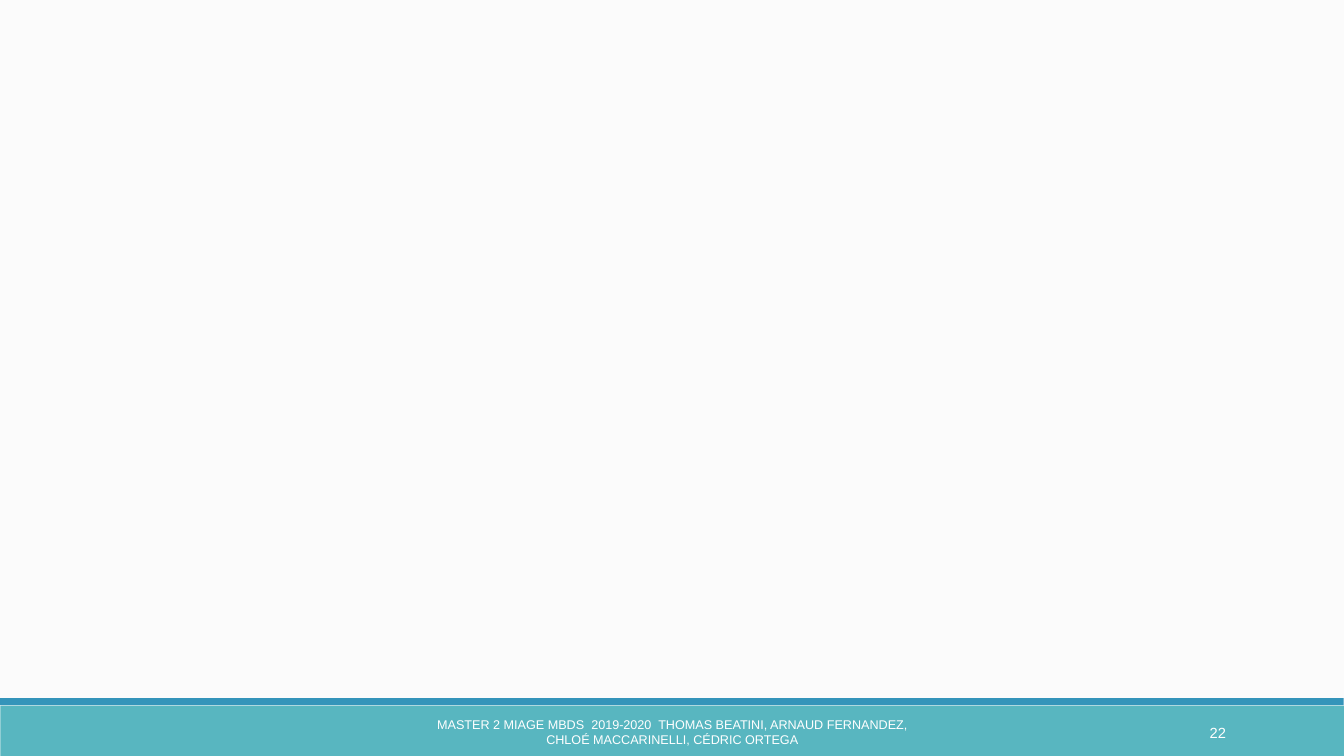
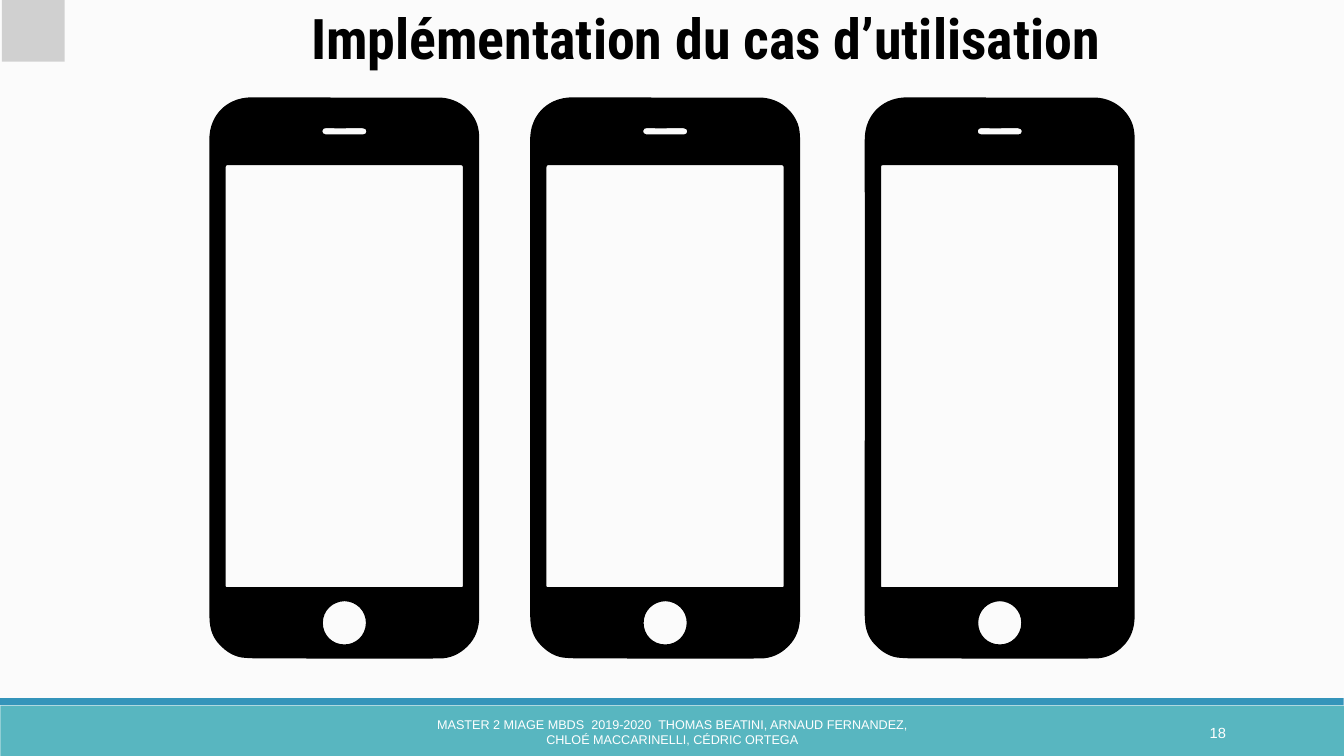
Before and after one commit to ChloeMaccarinelli/digitalGourde, a slide deck: slide 18 of doc/Presentation _digitalGourde.pptx (slide 22 before the commit). Drawn at 1344x756 pixels with LibreOffice and Linux fonts; fonts in the diff are those of the drawing; grey boxes stand for pictures. Boxes give left, top, right and bottom in pixels: in the first picture for what was removed or moved away, otherwise in the second. Text is boxed around its words. In the diff, an @@ line names an element or a change of style, - is before the commit and + after.

```diff
--- a/doc/Presentation _digitalGourde.pptx
+++ b/doc/Presentation _digitalGourde.pptx
@@ picture added at [2, 0, 65, 62] @@
@@ text added at [311, 17, 1100, 71], 40 pt, text #000000, bold @@
+Implémentation du cas d’utilisation
@@ freeform shape added at [210, 98, 480, 659], fill #000000 @@
@@ freeform shape added at [530, 98, 801, 659], fill #000000 @@
@@ freeform shape added at [865, 98, 1135, 659], fill #000000 @@
@@ page number at [1210, 728, 1226, 738]: text changed @@
-22
+18
```
Also in this commit, not shown: 2 other slides changed, 1 slide added, 4 other files.
